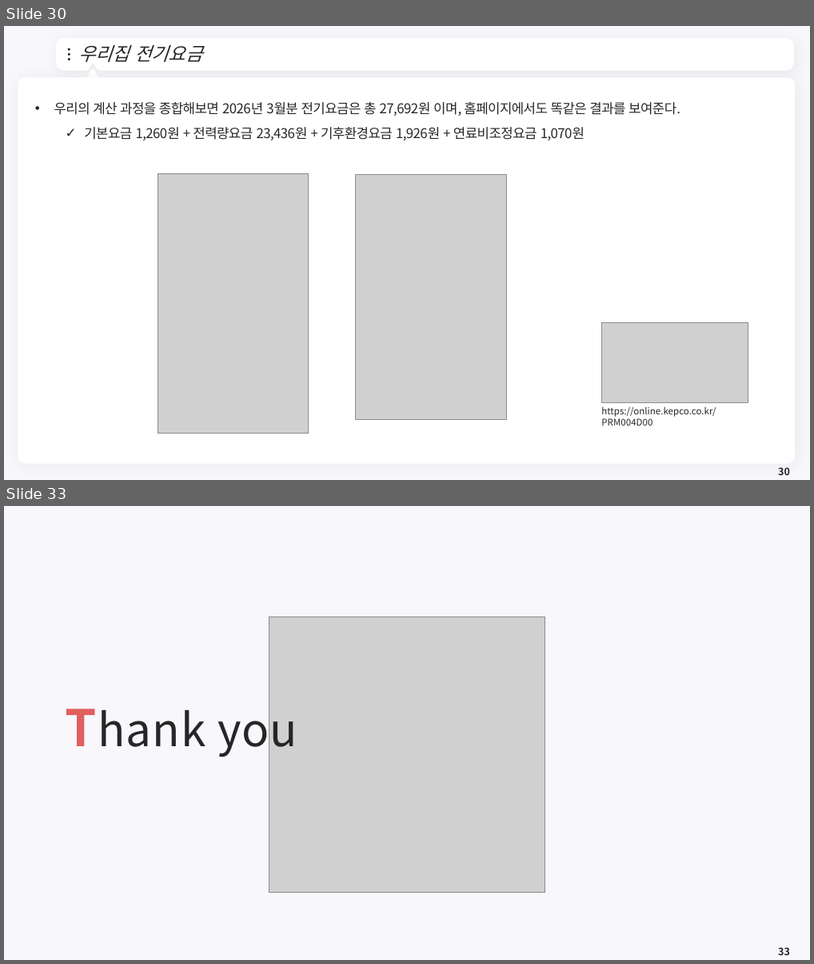
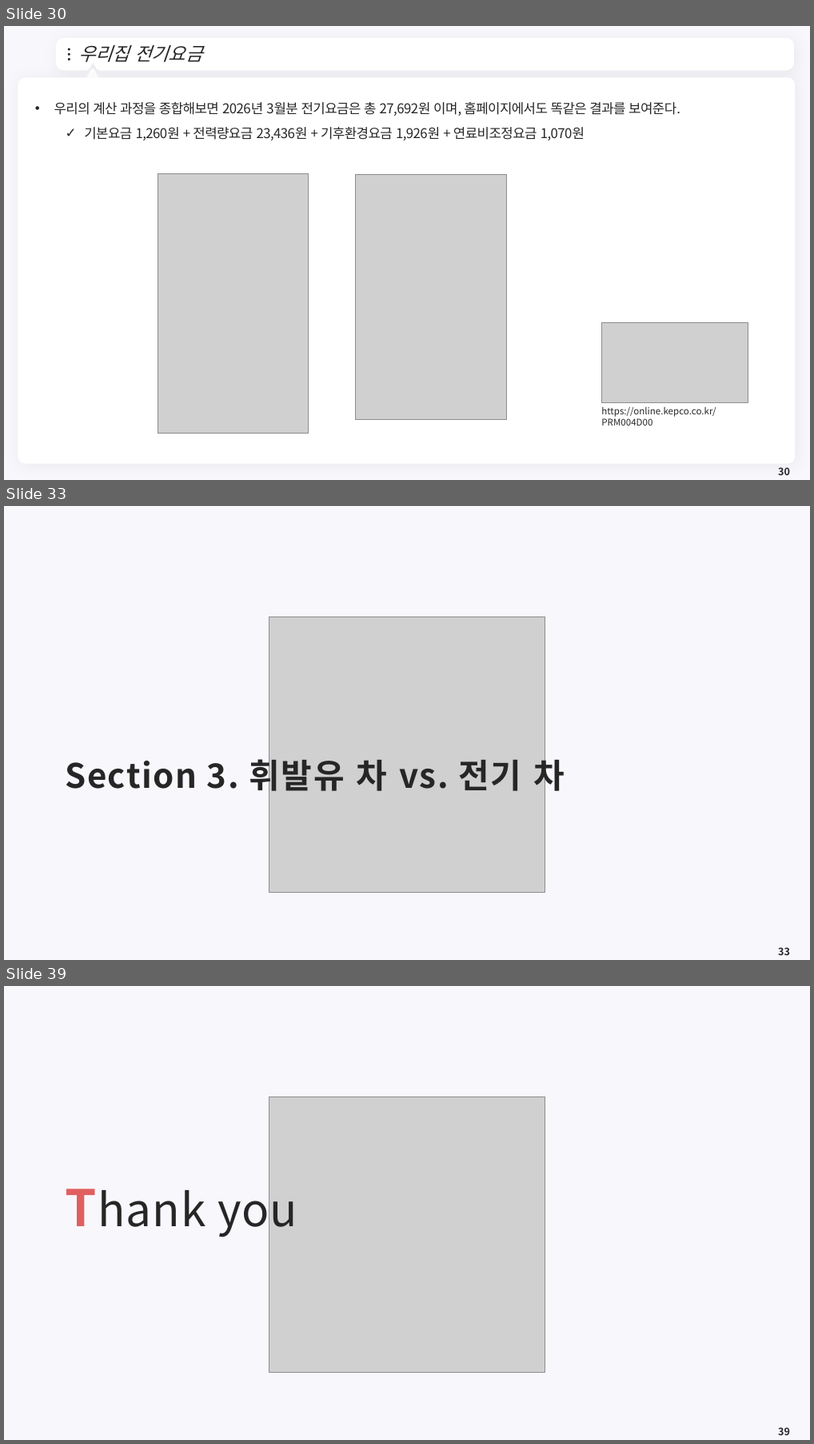
Before and after one commit to meandthey/Teaching, a slide deck: 에너지경제학/자원에너지경제학_Chapter_1.pptx. Shown one above the other, each under a label of ours: slides 30 and 33 before the commit, slides 30, 33 and 39 after it; the slides between them are not shown. The pictures are 814x964 and 814x1444 pixels, drawn with LibreOffice and Linux fonts; fonts in the diff are those of the drawing; grey boxes stand for pictures; background and template pictures are left out. Boxes give left, top, right and bottom in pixels: in the first picture for what was removed or moved away, otherwise in the second. Text is boxed around its words. In the diff, an @@ line names an element or a change of style, - is before the commit and + after.

```diff
--- a/에너지경제학/자원에너지경제학_Chapter_1.pptx
+++ b/에너지경제학/자원에너지경제학_Chapter_1.pptx
@@ slide 33 added at (4,506,810,960), background #F8F7FC @@
@@ picture added at (270,616,546,892) @@
@@ title added at (65,754,565,796), 40 pt, text #262626, bold @@
+Section 3. 휘발유 차 vs. 전기 차
@@ page number added at (778,947,790,955), 12 pt, text #262626, bold @@
+33
@@ what was slide 33 is now slide 39 @@
@@ page number at (778,1427,790,1435): text changed @@
-33
+39
```
Also in this commit, not shown: 1 slide changed, 6 other slides added, 1 slide removed, 1 other file.
